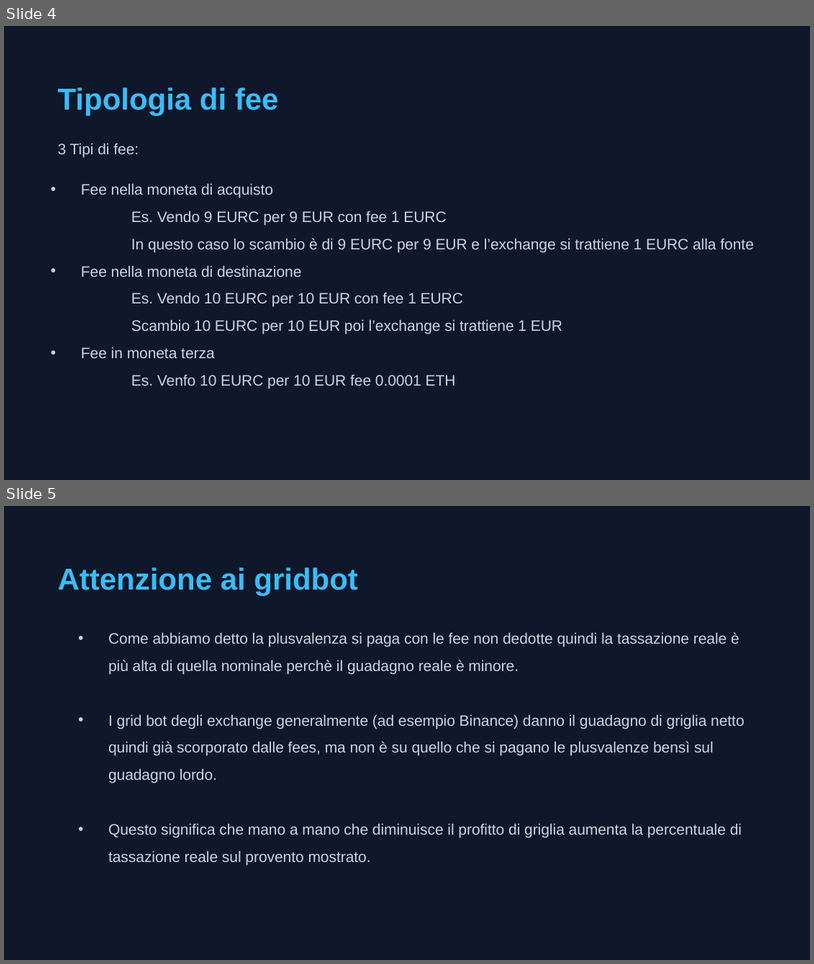
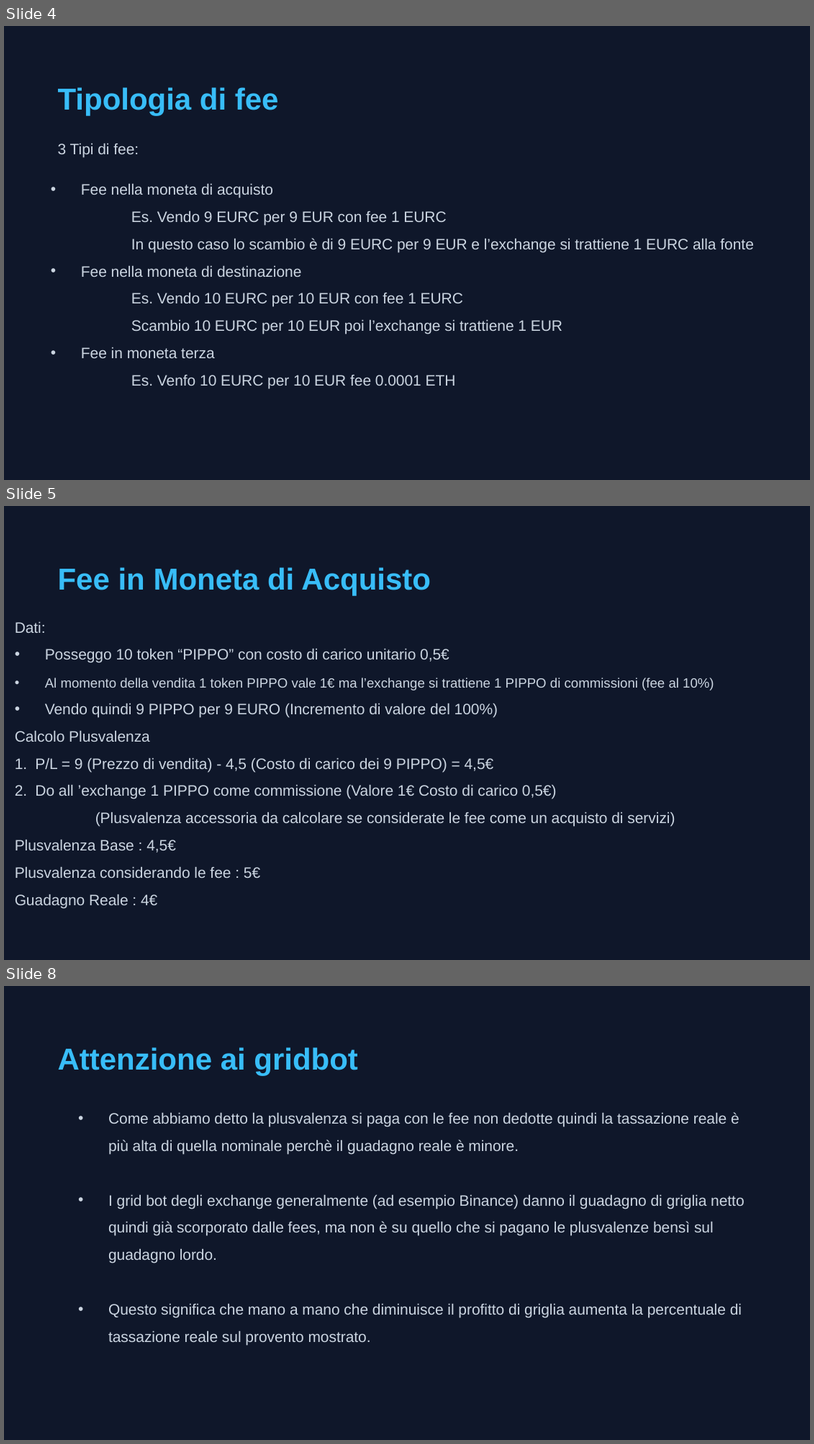
Before and after one commit to Lucapasselli/GiacenzeCrypto, a slide deck: Documentazione/Gestione delle fee.pptx. Shown one above the other, each under a label of ours: slides 4 and 5 before the commit, slides 4, 5 and 8 after it; the slides between them are not shown. The pictures are 814x964 and 814x1444 pixels, drawn with LibreOffice and Linux fonts; fonts in the diff are those of the drawing. Boxes give left, top, right and bottom in pixels: in the first picture for what was removed or moved away, otherwise in the second. Text is boxed around its words. In the diff, an @@ line names an element or a change of style, - is before the commit and + after.

```diff
--- a/Documentazione/Gestione delle fee.pptx
+++ b/Documentazione/Gestione delle fee.pptx
@@ slide 5 added at (x1=4, y1=506, x2=810, y2=960), background #0F172A @@
@@ text added at (x1=58, y1=567, x2=431, y2=596), 27 pt, text #38BDF8, bold @@
+Fee in Moneta di Acquisto
@@ text added at (x1=15, y1=622, x2=715, y2=908), 13.5 pt, text #CBD5E1 @@
+Dati:
+• Posseggo 10 token “PIPPO” con costo di carico unitario 0,5€
+• Al momento della vendita 1 token PIPPO vale 1€ ma l’exchange si trattiene 1 PIPPO di commissioni (fee al 10%)
+• Vendo quindi 9 PIPPO per 9 EURO (Incremento di valore del 100%)
+Calcolo Plusvalenza
+1. P/L = 9 (Prezzo di vendita) - 4,5 (Costo di carico dei 9 PIPPO) = 4,5€
+2. Do all ’exchange 1 PIPPO come commissione (Valore 1€ Costo di carico 0,5€)
+(Plusvalenza accessoria da calcolare se considerate le fee come un acquisto di servizi)
+Plusvalenza Base : 4,5€
+Plusvalenza considerando le fee : 5€
+Guadagno Reale : 4€
@@ what was slide 5 is now slide 8 @@
```
Also in this commit, not shown: 2 other slides added, 1 other file.
